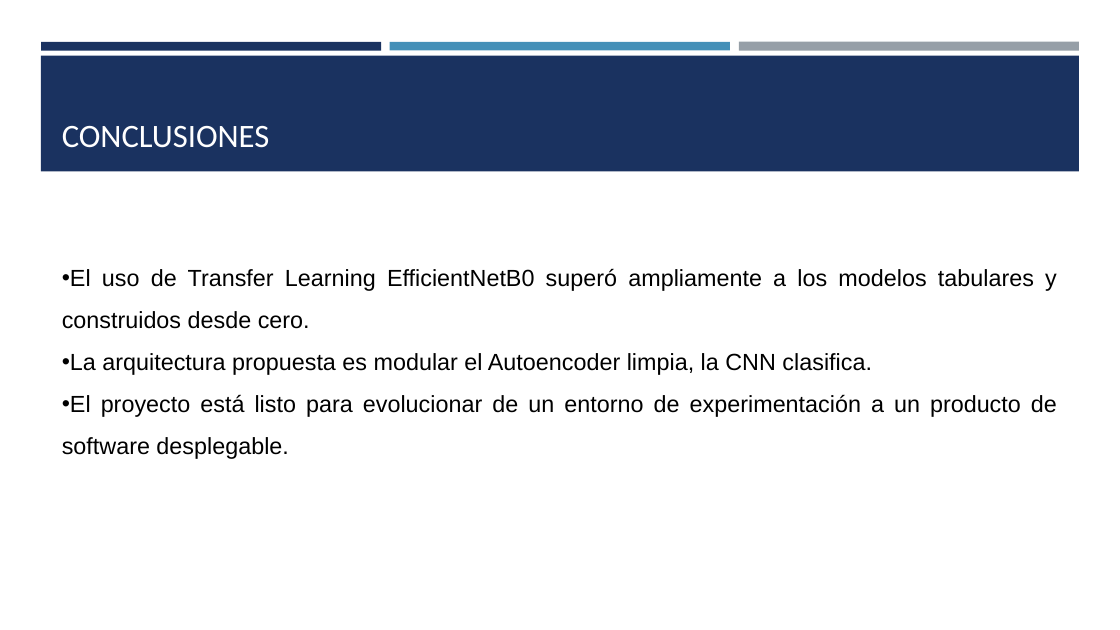
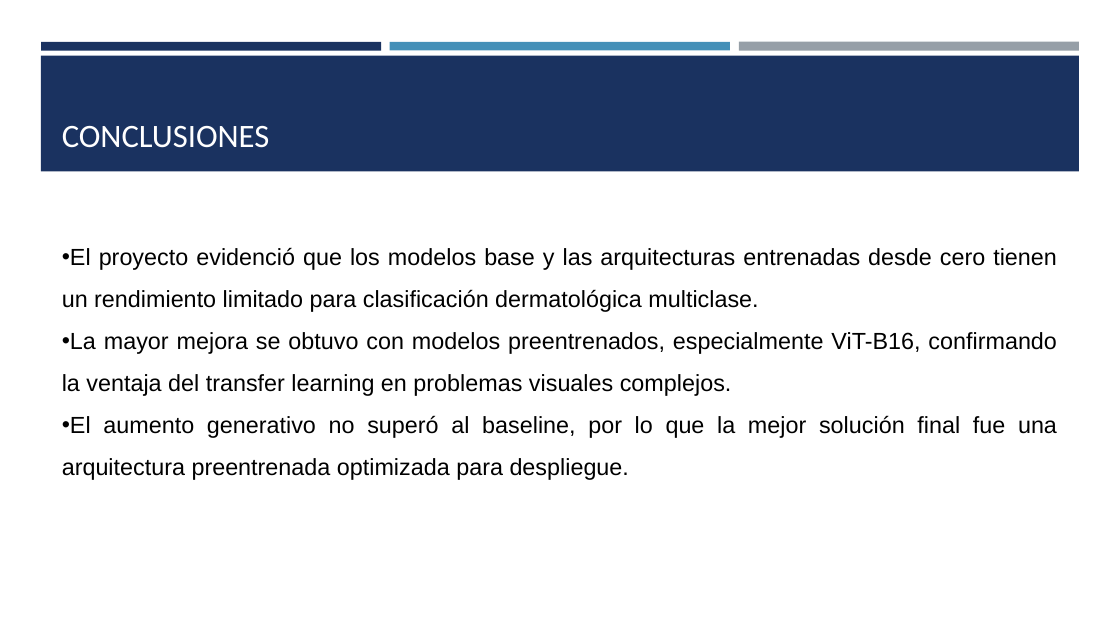
Before and after one commit to diegoaraniva/skin-diseases-dl-project, a slide deck: slide 13 of Presentación Skin Diseases.pptx. Drawn at 1120x630 pixels with LibreOffice and Linux fonts; fonts in the diff are those of the drawing. Boxes give left, top, right and bottom in pixels: in the first picture for what was removed or moved away, otherwise in the second. Text is boxed around its words. In the diff, an @@ line names an element or a change of style, - is before the commit and + after.

```diff
--- a/Presentación Skin Diseases.pptx
+++ b/Presentación Skin Diseases.pptx
@@ text at [62,247,1057,480]: text changed @@
-• El uso de Transfer Learning EfficientNetB0 superó ampliamente a los modelos tabulares y construidos desde cero.
-• La arquitectura propuesta es modular el Autoencoder limpia, la CNN clasifica.
-• El proyecto está listo para evolucionar de un entorno de experimentación a un producto de software desplegable.
+• El proyecto evidenció que los modelos base y las arquitecturas entrenadas desde cero tienen un rendimiento limitado para clasificación dermatológica multiclase.
+• La mayor mejora se obtuvo con modelos preentrenados, especialmente ViT-B16, confirmando la ventaja del transfer learning en problemas visuales complejos.
+• El aumento generativo no superó al baseline, por lo que la mejor solución final fue una arquitectura preentrenada optimizada para despliegue.
```
Also in this commit, not shown: 5 other slides changed, 1 slide added, 1 slide removed, 2 other files.
